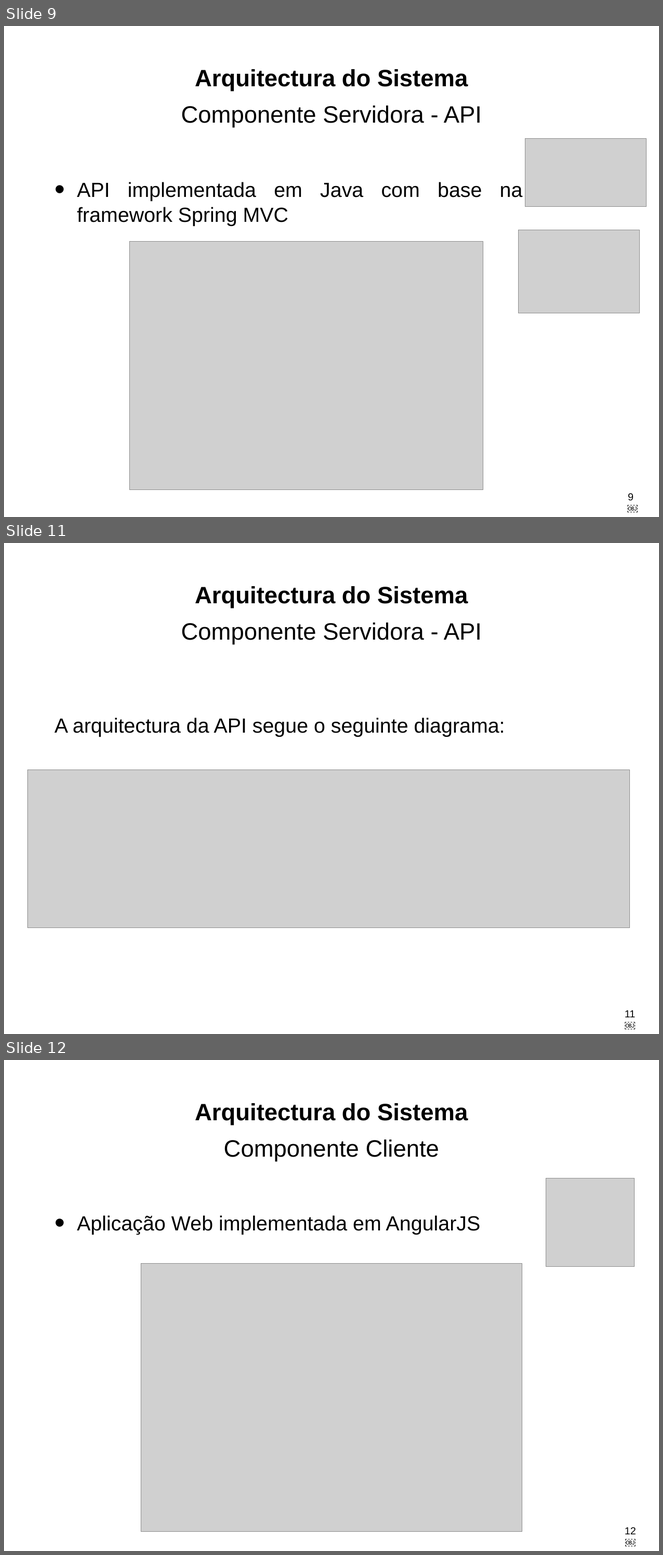
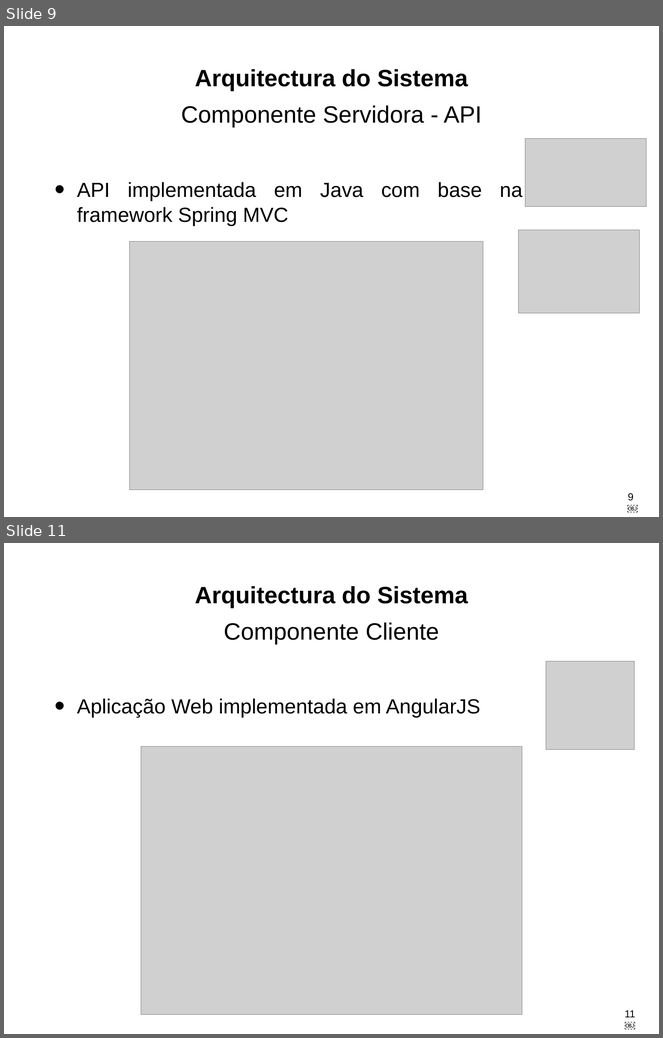
Before and after one commit to LikaV1996/ProjectoFinaldeCurso, a slide deck: AppFinalDeProjecto.pptx. Shown one above the other, each under a label of ours: slides 9, 11 and 12 before the commit, slides 9 and 11 after it; the slides between them are not shown. The pictures are 663x1555 and 663x1038 pixels, drawn with LibreOffice and Linux fonts; fonts in the diff are those of the drawing; grey boxes stand for pictures. Boxes give left, top, right and bottom in pixels: in the first picture for what was removed or moved away, otherwise in the second. Text is boxed around its words. In the diff, an @@ line names an element or a change of style, - is before the commit and + after.

```diff
--- a/AppFinalDeProjecto.pptx
+++ b/AppFinalDeProjecto.pptx
@@ slide 11 removed at (4, 543, 659, 1034), background #FFFFFF @@
@@ title removed at (181, 586, 482, 644) @@
-Arquitectura do Sistema
-Componente Servidora - API
@@ text removed at (54, 718, 505, 737) @@
-A arquitectura da API segue o seguinte diagrama:
@@ picture removed at (27, 770, 630, 928) @@
@@ page number removed at (625, 1010, 635, 1018) @@
-11￼
@@ what was slide 12 is now slide 11 @@
@@ page number at (625, 1010, 635, 1018): text changed @@
-12￼
+11￼
```
Also in this commit, not shown: 3 slides changed, 1 slide added.
